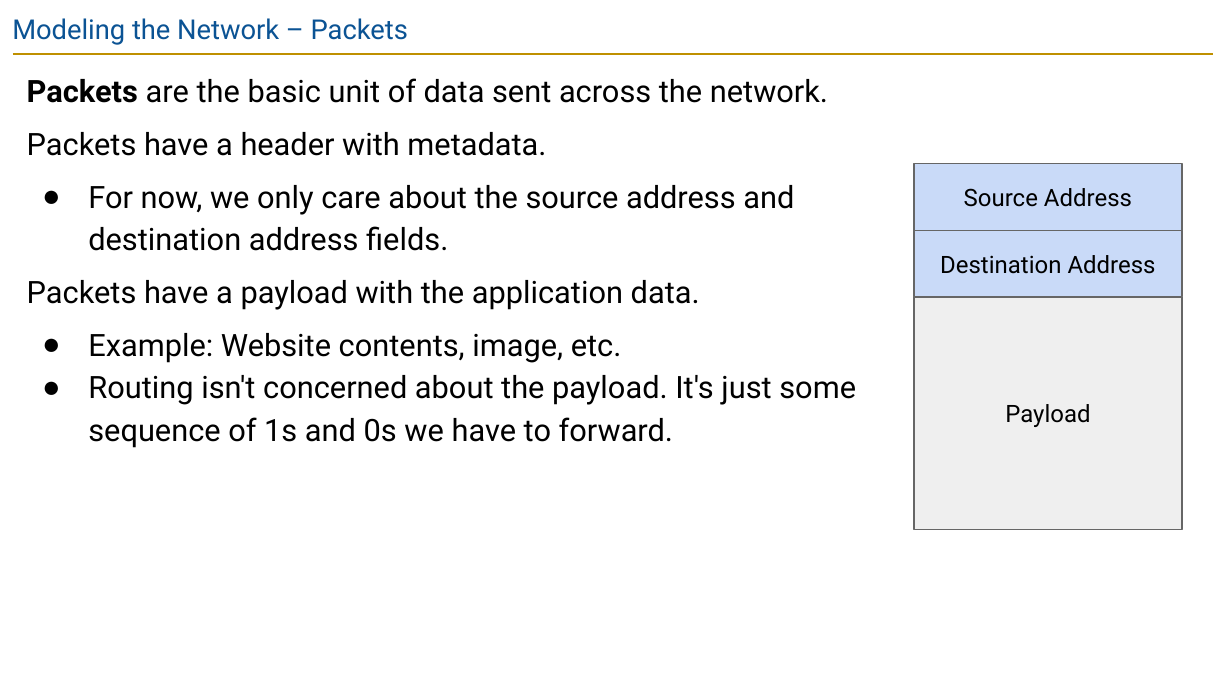
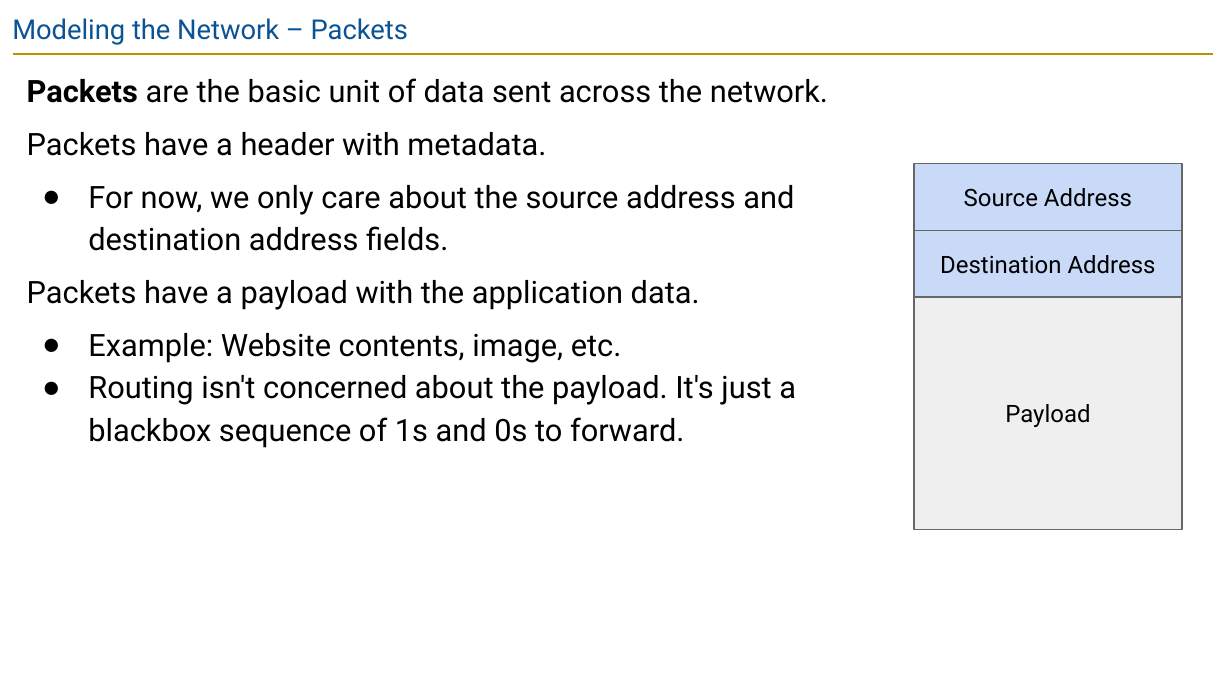
Before and after one commit to guhofstra/CSC175Sp26, a slide deck: slide 10 of PPTs/Lecture 4 - Routing Principles.pptx. Drawn at 1232x693 pixels with LibreOffice and Linux fonts; fonts in the diff are those of the drawing. Boxes give left, top, right and bottom in pixels: in the first picture for what was removed or moved away, otherwise in the second. Text is boxed around its words. In the diff, an @@ line names an element or a change of style, - is before the commit and + after.

```diff
--- a/PPTs/Lecture 4 - Routing Principles.pptx
+++ b/PPTs/Lecture 4 - Routing Principles.pptx
@@ text at [88, 375, 796, 448]: text changed @@
-● Routing isn't concerned about the payload. It's just some sequence of 1s and 0s we have to forward.
+● Routing isn't concerned about the payload. It's just a blackbox sequence of 1s and 0s to forward.
```
Also in this commit, not shown: 17 other slides changed, 13 slides removed, 46 other files.
